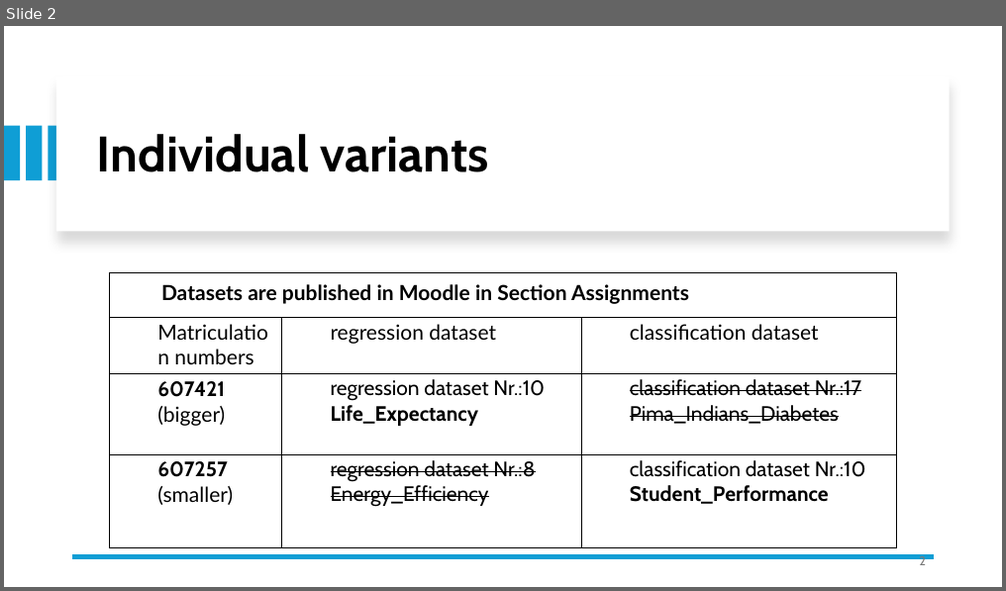
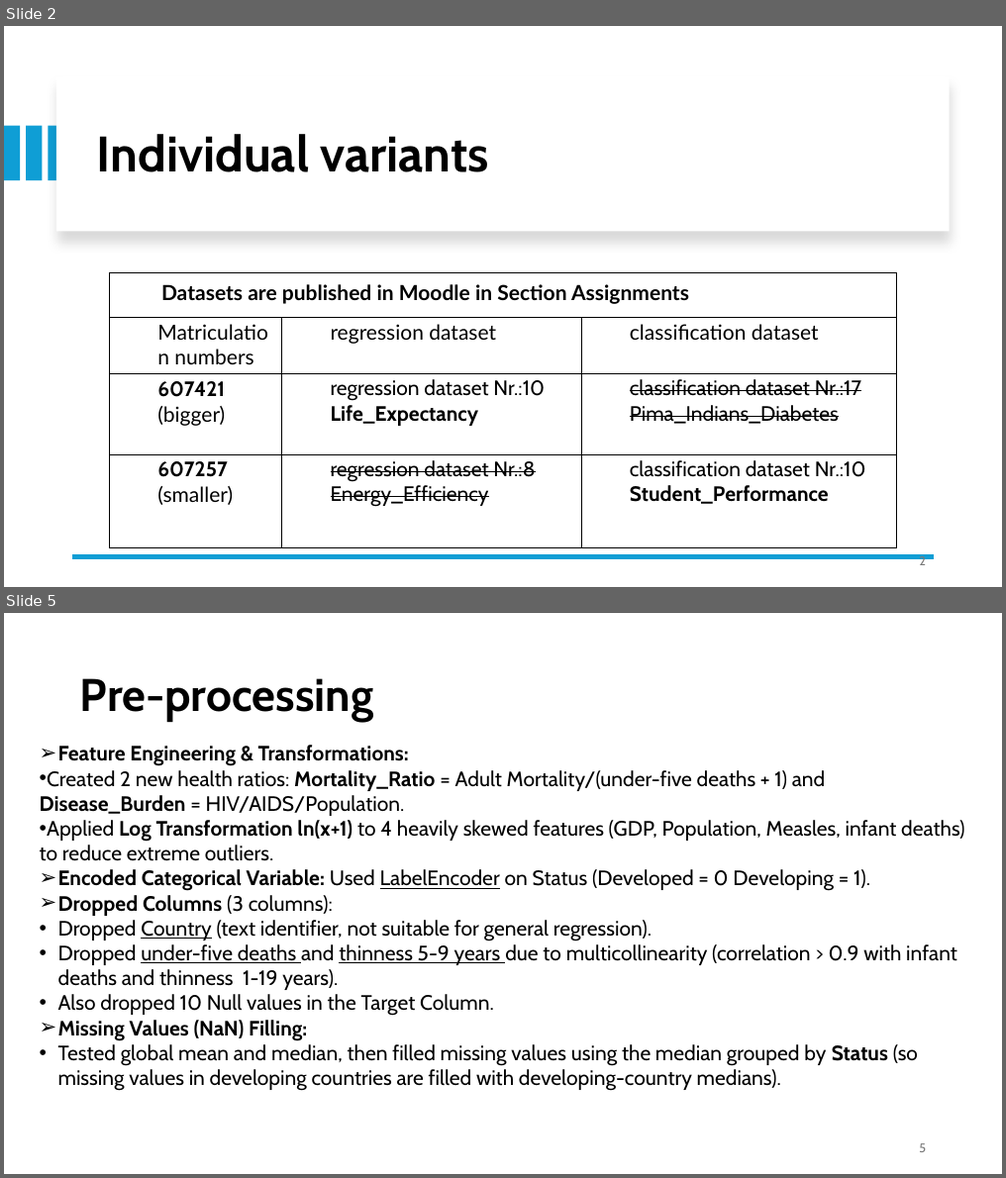
Before and after one commit to azelarabchakour/Data-science-assignments, a slide deck: Assignment-1/Assignment-1.pptx. Shown one above the other, each under a label of ours: slide 2 before the commit, slides 2 and 5 after it; the slides between them are not shown. The pictures are 1006x591 and 1006x1178 pixels, drawn with LibreOffice and Linux fonts; fonts in the diff are those of the drawing. Boxes give left, top, right and bottom in pixels: in the first picture for what was removed or moved away, otherwise in the second. Text is boxed around its words. In the diff, an @@ line names an element or a change of style, - is before the commit and + after.

```diff
--- a/Assignment-1/Assignment-1.pptx
+++ b/Assignment-1/Assignment-1.pptx
@@ slide 5 added at (x1=4, y1=613, x2=1002, y2=1174), background #FFFFFF @@
@@ title added at (x1=80, y1=678, x2=374, y2=722), 44 pt, text #000000, bold @@
+Pre-processing
@@ text added at (x1=40, y1=745, x2=964, y2=1091), 20 pt, text #000000 @@
+➢ Feature Engineering & Transformations:
+• Created 2 new health ratios: Mortality_Ratio = Adult Mortality/(under-five deaths + 1) and Disease_Burden = HIV/AIDS/Population.
+• Applied Log Transformation ln(x+1) to 4 heavily skewed features (GDP, Population, Measles, infant deaths) to reduce extreme outliers.
+➢ Encoded Categorical Variable: Used LabelEncoder on Status (Developed = 0 Developing = 1).
+➢ Dropped Columns (3 columns):
+• Dropped Country (text identifier, not suitable for general regression).
+• Dropped under-five deaths and thinness 5-9 years due to multicollinearity (correlation > 0.9 with infant deaths and thinness 1-19 years).
+• Also dropped 10 Null values in the Target Column.
+➢ Missing Values (NaN) Filling:
+• Tested global mean and median, then filled missing values using the median grouped by Status (so missing values in developing countries are filled with developing-country medians).
@@ page number added at (x1=919, y1=1144, x2=926, y2=1153), 12 pt, text #797979 @@
+5
```
Also in this commit, not shown: 8 slides changed, 11 other slides added, 3 slides removed, 11 other files.
